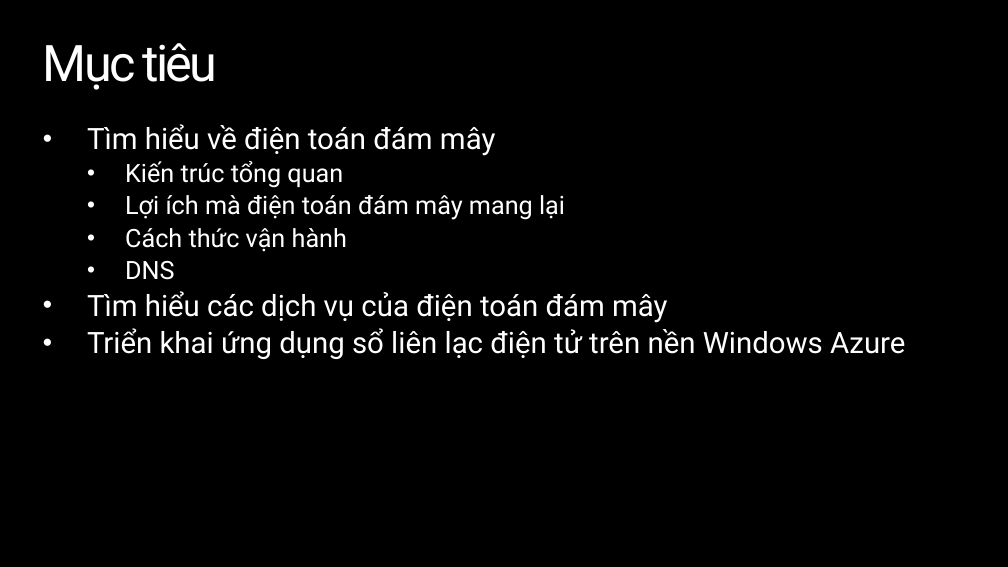
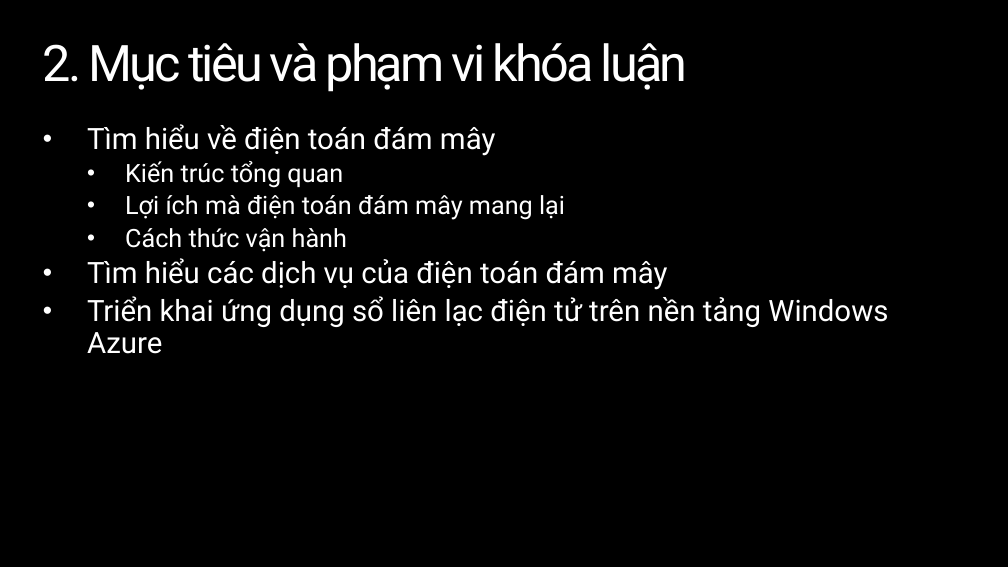
Before and after one commit to tiendv/contactbook, a slide deck: slide 4 of Project_Management/Báo cáo khóa luận/Presentation.pptx (slide 2 before the commit). Drawn at 1008x567 pixels with LibreOffice and Linux fonts; fonts in the diff are those of the drawing; background and template pictures are left out. Boxes give left, top, right and bottom in pixels: in the first picture for what was removed or moved away, otherwise in the second. Text is boxed around its words. In the diff, an @@ line names an element or a change of style, - is before the commit and + after.

```diff
--- a/Project_Management/Báo cáo khóa luận/Presentation.pptx
+++ b/Project_Management/Báo cáo khóa luận/Presentation.pptx
@@ title at (43,43,688,92): text changed @@
-Mục tiêu
+2. Mục tiêu và phạm vi khóa luận
@@ text at (125,261,174,280): paragraph removed @@
-  • DNS
@@ text at (87,296,888,354): text changed @@
-• Triển khai ứng dụng sổ liên lạc điện tử trên nền Windows Azure
+• Triển khai ứng dụng sổ liên lạc điện tử trên nền tảng Windows Azure
```
Also in this commit, not shown: 8 other slides changed, 10 slides added, 5 slides removed.
